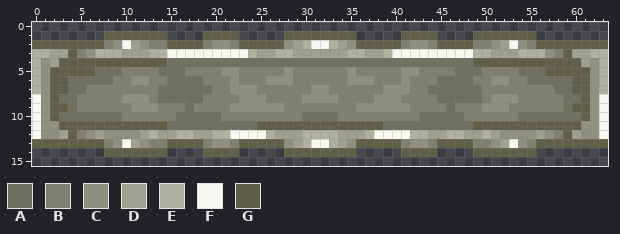
Edited in one commit: pixel-art sprite (src/game/images/block_bar.png). The first picture shows the starting point.
The file is 64x16 pixels.
Palette (. is transparent): A #707060  B #808070  C #909080  D #a0a090  E #b0b0a0  F #f8f8f0  G #606048
Pixels before, first column x 0:
 1 ........GGGGGGG....GGGG.....GGGGGGGG.....GGGG....GGGGGGG........
 2 GGGGGGGGBCFDCBBGGGGBCCBGGGGGCDEFFEDCGGGGGBCCBGGGGBBCDFCBGGGGGGGG
 3 EEDDGBCEEEDDDEEFFFFFFFFFEDDEEDDDDDDEEDDEFFFFFFFFFEEDDDEEECBGDDEE
 4 ECDGGGGGGGGGGGGAAAAAAAAAAAAAAAAAAAAAAAAAAAAAAAAAAGGGGGGGGGGGGDCE
 5 ECGGGGGAAABBBBAAABBBBCCBBBBBCBBBBBBCBBBBBCCBBBBAAABBBBAAAGGGGGCE
 6 ECGGAAAAABBCCBBAAAABBBCBBBCCCBBBBBBCCCBBBCBBBAAAABBCCBBAAAAAGGCE
 7 ECGGAABBBBBBBBAAAAAABBCCCBBBBBBCCBBBBBBCCCBBAAAAAABBBBBBBBAAGGCE
 8 FCGAABBBBBCCCBAAAAABBBBCCCBBBBCCCCBBBBCCCBBBBAAAAABCCCBBBBBAAGCF
 9 FCGGABBBBBBCCCBBBABBBBCCCCCCBBBBBBBBCCCCCCBBBBABBBCCCBBBBBBAGGCF
10 FCGAAAAAAABBBBBBAAAAABBBBBBBBBAAAABBBBBBBBBAAAAABBBBBBAAAAAAAGCF
11 FCCGGGGGGGGGGGGAAAAAAAAAAGGGGGGGGGGGGGGAAAAAAAAAAGGGGGGGGGGGGCCF
12 FCCDGBCDCCCCDEDDEEDDEEFFFFEDDDEEEEDDDEFFFFEEDDEEDDEDCCCCDCBGDCCF
13 GGGGGGGGBCFDCBBGGGGBCCBGGGGGCDEFFEDCGGGGGBCCBGGGGBBCDFCBGGGGGGGG
14 ........GGGGGGG....GGGG.....GGGGGGGG.....GGGG....GGGGGGG........
After the commit:
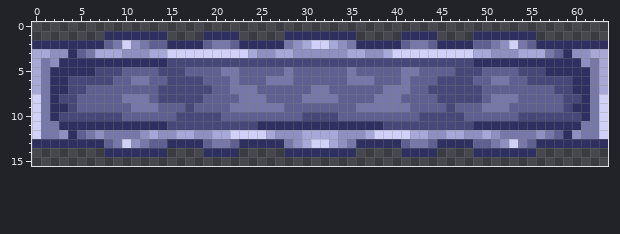
From old to new:
{"colour":"A","old":"#707060","new":"#484878"}
{"colour":"B","old":"#808070","new":"#606090"}
{"colour":"C","old":"#909080","new":"#7878a8"}
{"colour":"D","old":"#a0a090","new":"#9090c0"}
{"colour":"E","old":"#b0b0a0","new":"#a8a8d8"}
{"colour":"F","old":"#f8f8f0","new":"#d0d0f8"}
{"colour":"G","old":"#606048","new":"#303060"}
